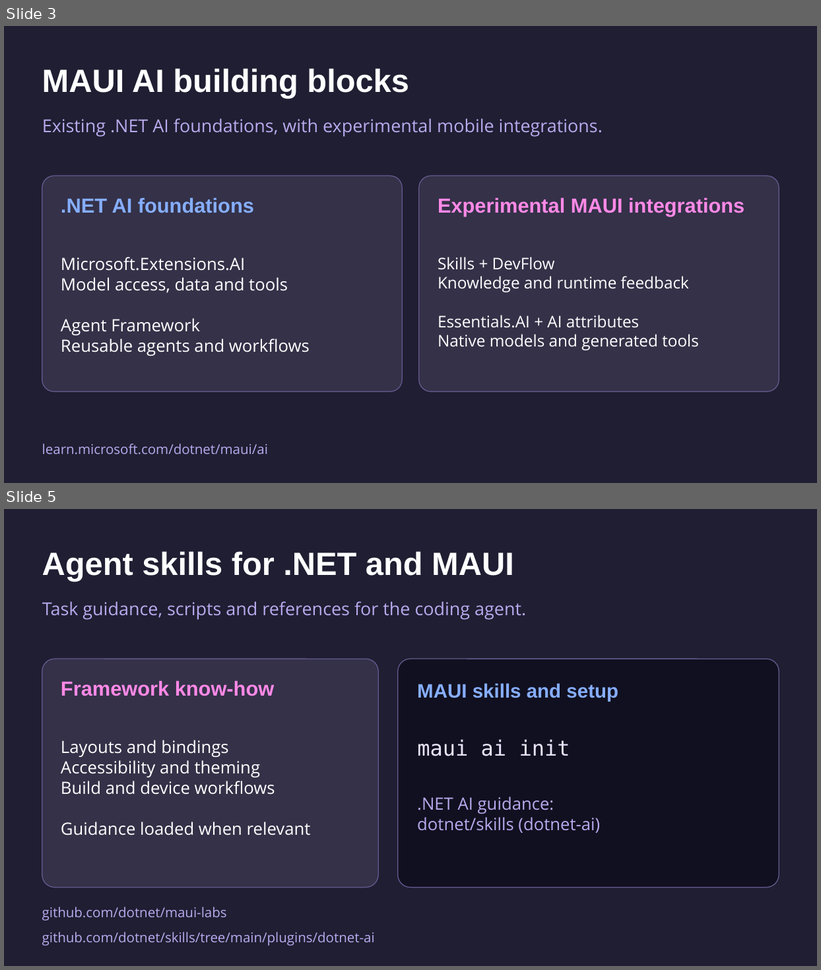
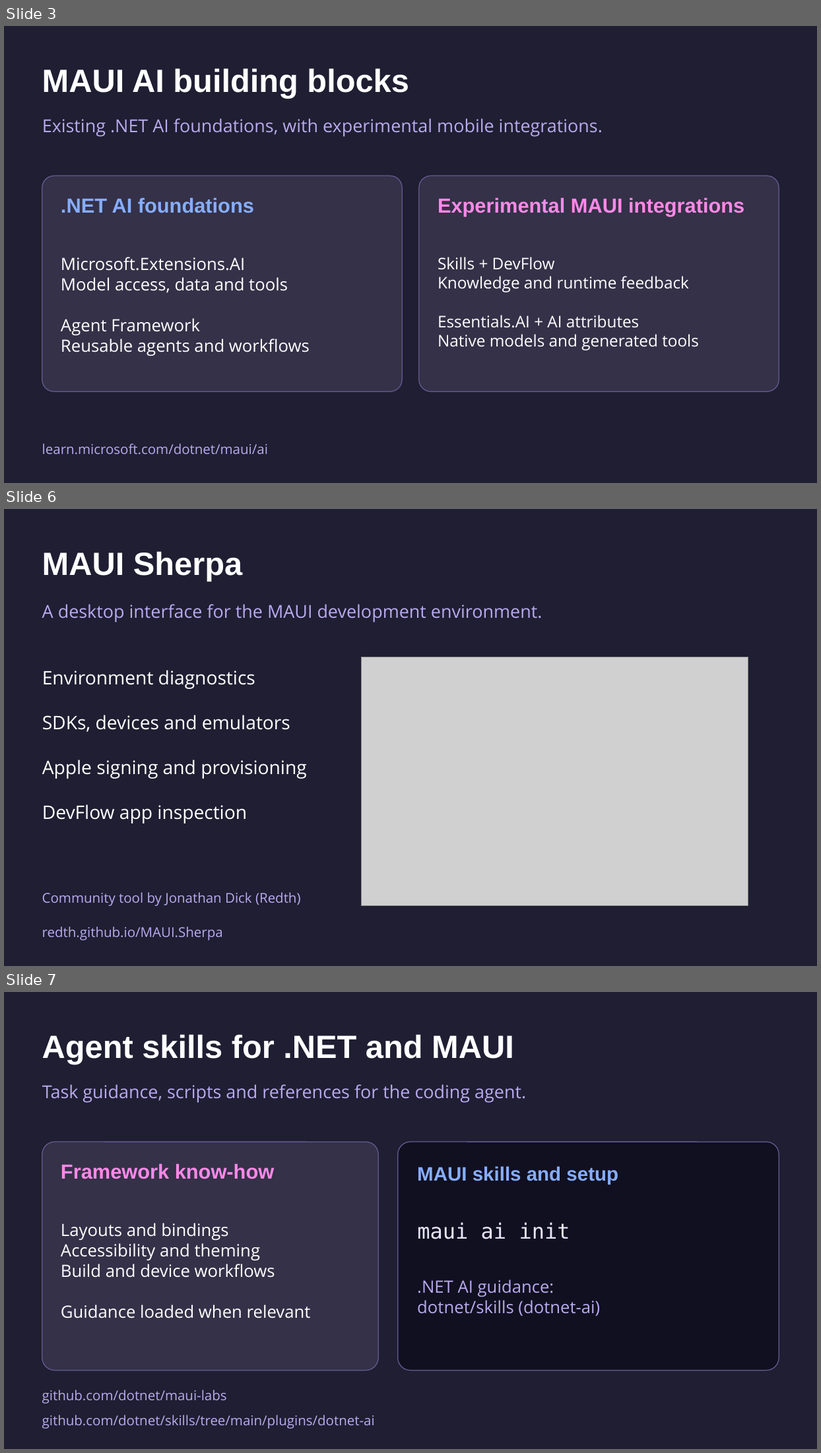
Before and after one commit to mattleibow/dotnetconf2026, a slide deck: slides.pptx. Shown one above the other, each under a label of ours: slides 3 and 5 before the commit, slides 3, 6 and 7 after it; the slides between them are not shown. The pictures are 821x970 and 821x1453 pixels, drawn with LibreOffice and Linux fonts; fonts in the diff are those of the drawing; grey boxes stand for pictures. Boxes give left, top, right and bottom in pixels: in the first picture for what was removed or moved away, otherwise in the second. Text is boxed around its words. In the diff, an @@ line names an element or a change of style, - is before the commit and + after.

```diff
--- a/slides.pptx
+++ b/slides.pptx
@@ slide 6 added at <box>4,509,817,966</box>, background #1F1E32 @@
@@ text added at <box>42,551,242,581</box>, 38 pt, text #FFFFFF, bold @@
+MAUI Sherpa
@@ text added at <box>42,604,543,623</box>, 21 pt, text #B9AAEE @@
+A desktop interface for the MAUI development environment.
@@ picture added at <box>362,657,748,906</box> @@
@@ text added at <box>42,670,307,824</box>, 22 pt, text #FFFFFF @@
+Environment diagnostics
+SDKs, devices and emulators
+Apple signing and provisioning
+DevFlow app inspection
@@ text added at <box>42,892,301,906</box>, 16 pt, text #B9AAEE @@
+Community tool by Jonathan Dick (Redth)
@@ text added at <box>42,927,223,941</box>, 16 pt, text #B9AAEE @@
+redth.github.io/MAUI.Sherpa
@@ what was slide 5 is now slide 7 @@
```
Also in this commit, not shown: 3 slides changed, 2 other slides added.
